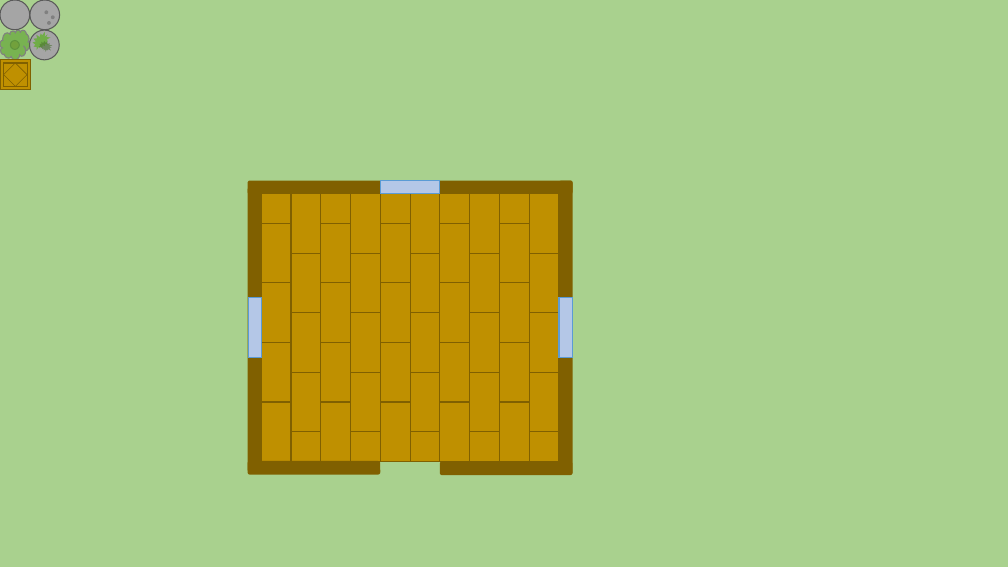
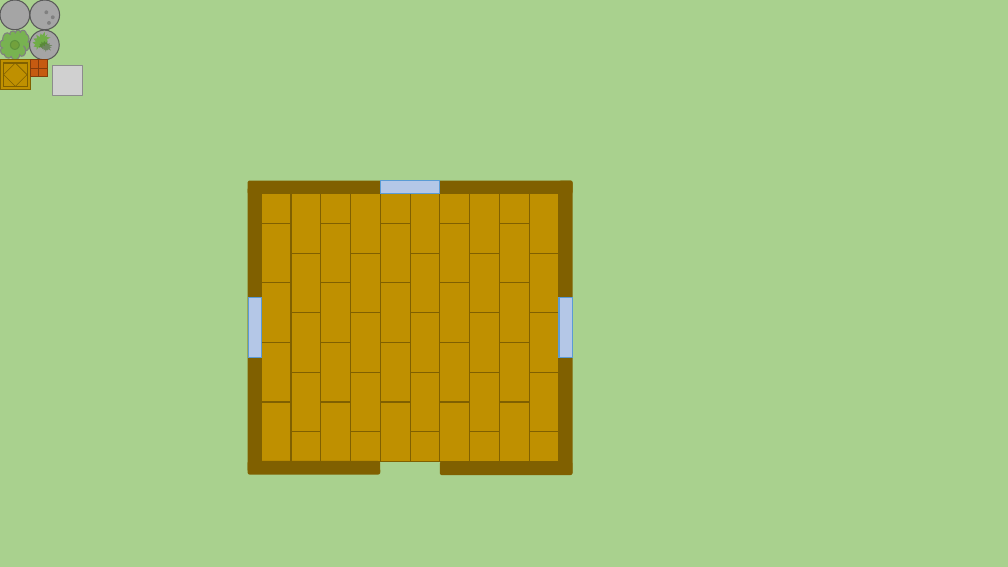
Before and after one commit to Kenchu123/SurvivEE, a slide deck: slide 1 of media/survivEE.pptx. Drawn at 1008x567 pixels with LibreOffice and Linux fonts; fonts in the diff are those of the drawing; grey boxes stand for pictures. Boxes give left, top, right and bottom in pixels: in the first picture for what was removed or moved away, otherwise in the second. Text is boxed around its words. In the diff, an @@ line names an element or a change of style, - is before the commit and + after.

```diff
--- a/media/survivEE.pptx
+++ b/media/survivEE.pptx
@@ rounded rectangle added at (x1=30, y1=60, x2=47, y2=76), fill pattern #843C0B on #C55A11, outline #843C0B 1 pt @@
@@ picture added at (x1=53, y1=66, x2=82, y2=95) @@
```
Also in this commit, not shown: 3 other files.
